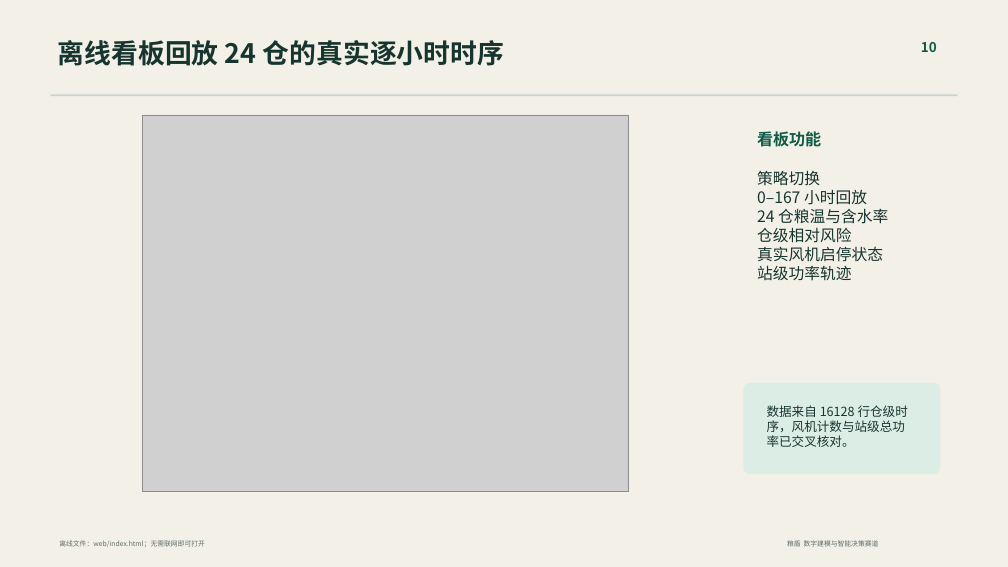
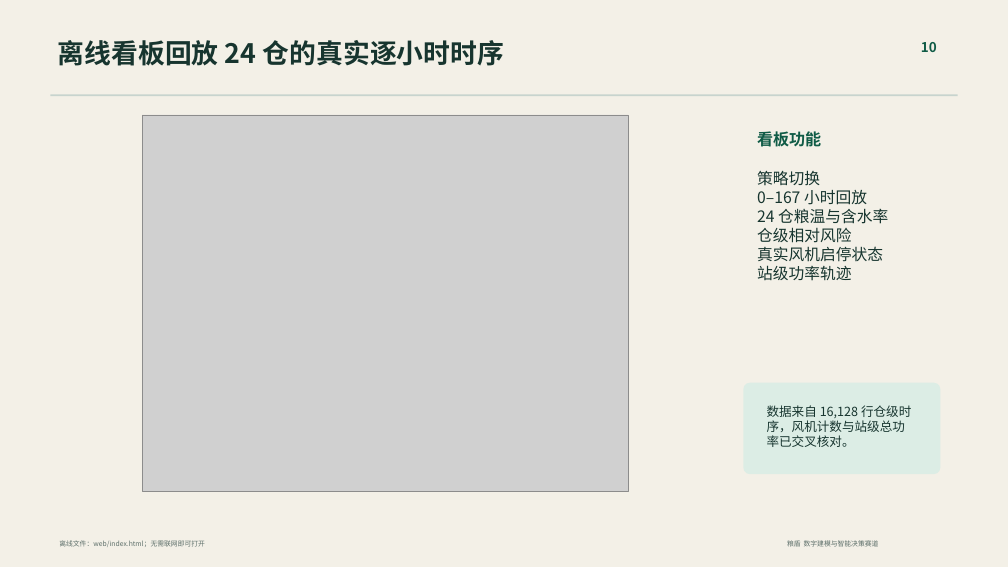
Before and after one commit to ychenfen/liangdun-siac-2026, a slide deck: slide 10 of 02_制作中/PPT/粮盾_答辩演示_定稿.pptx. Drawn at 1008x567 pixels with LibreOffice and Linux fonts; fonts in the diff are those of the drawing; grey boxes stand for pictures. Boxes give left, top, right and bottom in pixels: in the first picture for what was removed or moved away, otherwise in the second. Text is boxed around its words. In the diff, an @@ line names an element or a change of style, - is before the commit and + after.

```diff
--- a/02_制作中/PPT/粮盾_答辩演示_定稿.pptx
+++ b/02_制作中/PPT/粮盾_答辩演示_定稿.pptx
@@ text at (767,405,911,447): text changed @@
-数据来自 16128 行仓级时序，风机计数与站级总功率已交叉核对。
+数据来自 16,128 行仓级时序，风机计数与站级总功率已交叉核对。
```
Also in this commit, not shown: 2 other slides changed, 8 other files.
